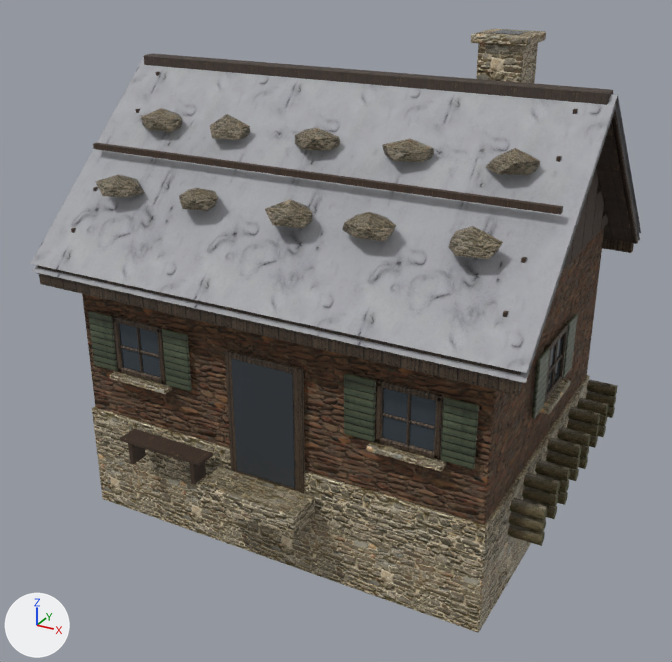
What one commit did to the glTF model public/maps/assets/models/alpine-hut-snow.glb.
Camera for both pictures: a 50 mm lens placed at (7.81, -14.76, 9.23), pointed at (-0.02, -0.53, 2.11). Arrows for +X, +Y and +Z are at lower left; the lights stay in place. The older version comes first. Where no turn or scale is listed for an object, it has been applied to the vertices. Vertices at exactly the same position are counted once.

In view in the first picture: 'alpine-hut-snow-stone'.
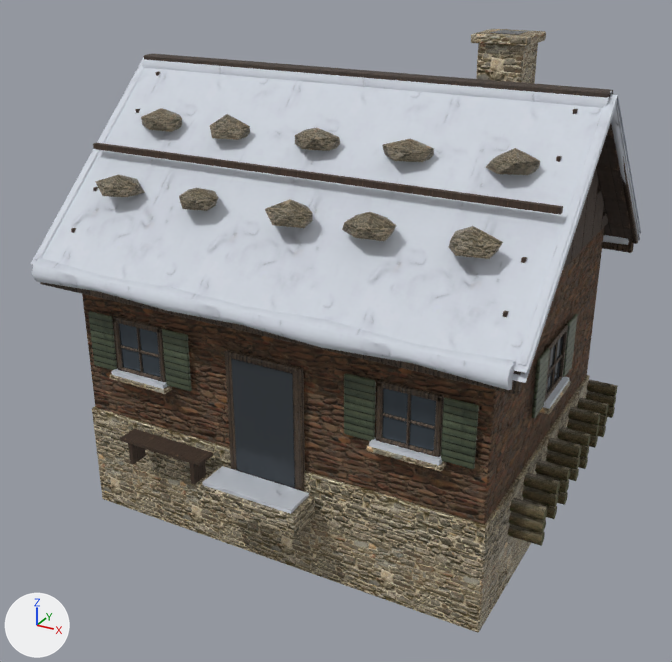
Where the newer file only moved an object's origin or applied its transform, the numbers keep the older frame.

Changed parts and their boxes (x1, y1, x2, y2) in the pictures (672 x 662 px):
part 1 of me_alpine_hut_snow_stone, added: after (111, 368, 168, 389)
part 2 of me_alpine_hut_snow_stone, added: after (369, 438, 442, 465)
part 3 of me_alpine_hut_snow_stone, added: after (543, 377, 569, 409)
part 4 of me_alpine_hut_snow_stone, added: after (202, 466, 309, 514)
part 5 of me_alpine_hut_snow_stone, added: after (32, 258, 515, 390)
part 6 of me_alpine_hut_snow_stone, added (mostly hidden): after (603, 235, 629, 245)
part 7 of me_alpine_hut_snow_stone, added: after (142, 59, 613, 108)
part 8 of me_alpine_hut_snow_stone, added: after (35, 64, 145, 259)
part 9 of me_alpine_hut_snow_stone, added: after (518, 97, 617, 369)
part 10 of me_alpine_hut_snow_stone, added: after (611, 104, 640, 235)
part 11 of me_alpine_hut_snow_stone, surface changed: (124, 367, 559, 488) in both
part 12 of me_alpine_hut_snow_stone, recoloured (grey to white): (31, 57, 641, 383) in both

The change, as a diff of the scene's bpy script:
```diff
--- a/public/maps/assets/models/alpine-hut-snow.glb.py
+++ b/public/maps/assets/models/alpine-hut-snow.glb.py
@@ img_snow_02_roof @@
+img_snow_02_roof = load_image('snow_02-roof', '_unpacked/snow_02-roof', 512, 512, 'sRGB')
@@ mat_snow_roof @@
+mat_snow_roof = bpy.data.materials.new('snow-roof')
+# uses the picture img_snow_02_arm_1k
+# uses the picture img_snow_02_nor_gl_1k
+# uses the picture img_snow_02_roof
@@ me_alpine_hut_snow_stone @@
 # used by ob_alpine_hut_snow_stone; location = (0.08, -0.12, 3.01)
-me_alpine_hut_snow_stone.from_pydata(...)  # 2238 vertices, 3978 faces; spans x -4.68..4.68, y -3.68..3.68, z -4.51..4.51
+me_alpine_hut_snow_stone.from_pydata(...)  # 2498 vertices, 4390 faces; spans x -4.68..4.67, y -3.68..3.87, z -4.51..4.51
+# me_alpine_hut_snow_stone part 1: a new loose piece, a box spanning x -3.342..-2.142, y -3.085..-2.905, z -1.43..-1.36, in mat_snow_roof
+# me_alpine_hut_snow_stone part 2: a new loose piece, a box spanning x 1.992..3.192, y -3.085..-2.905, z -1.43..-1.36, in mat_snow_roof
+# me_alpine_hut_snow_stone part 3: a new loose piece, a box spanning x 3.955..4.135, y -0.475..0.725, z -1.43..-1.36, in mat_snow_roof
+# me_alpine_hut_snow_stone part 4: a new loose piece, a box spanning x -0.975..0.825, y -3.625..-3.025, z -2.78..-2.72, in mat_snow_roof
+# me_alpine_hut_snow_stone part 5: a new loose piece of 56 vertices spanning x -4.48..4.32, y -3.61..-3.16, z 0.29..0.74, in mat_snow_roof
+# me_alpine_hut_snow_stone part 6: a new loose piece of 56 vertices spanning x -4.48..4.32, y 3.41..3.87, z 0.29..0.74, in mat_snow_roof
+# me_alpine_hut_snow_stone part 7: a new loose piece of 20 vertices spanning x -4.58..4.42, y -0.07..0.32, z 3.46..3.86, in mat_snow_roof
+# me_alpine_hut_snow_stone part 8: a new loose piece of 18 vertices spanning x -4.68..-4.47, y -3.37..0.19, z 0.57..3.78, in mat_snow_roof
+# me_alpine_hut_snow_stone part 9: a new loose piece of 18 vertices spanning x 4.32..4.53, y -3.37..0.19, z 0.57..3.78, in mat_snow_roof
+# me_alpine_hut_snow_stone part 10: a new loose piece of 18 vertices spanning x 4.32..4.53, y 0.06..3.62, z 0.57..3.78, in mat_snow_roof
+# me_alpine_hut_snow_stone part 11: 96 kept faces spanning x -4.12..3.98, y -3.0..3.17, z -2.73..4.51 get new texture (UV) coordinates
+# me_alpine_hut_snow_stone part 12: 8 faces spanning x -4.68..4.52, y -3.42..3.67, z 0.47..3.81 switch from mat_snow_snow_02 to mat_snow_roof
+# other edits to the shape of me_alpine_hut_snow_stone do not show in these pictures
 me_alpine_hut_snow_stone.materials.append(mat_stone_slates)
```
